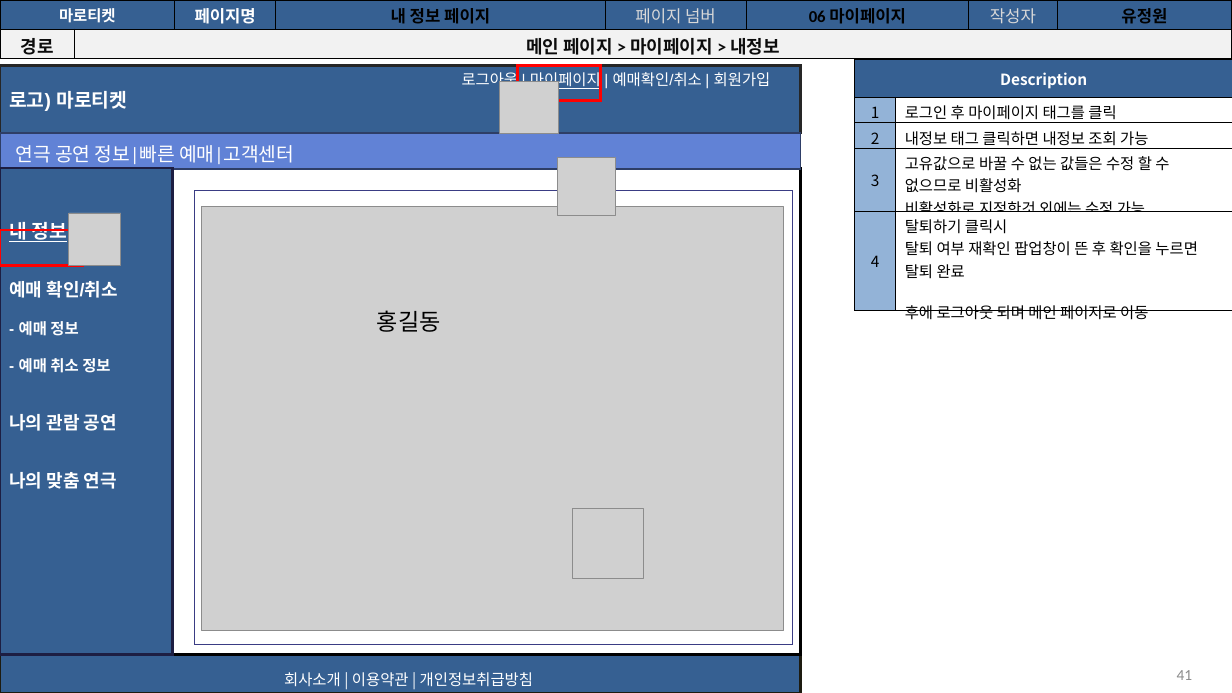
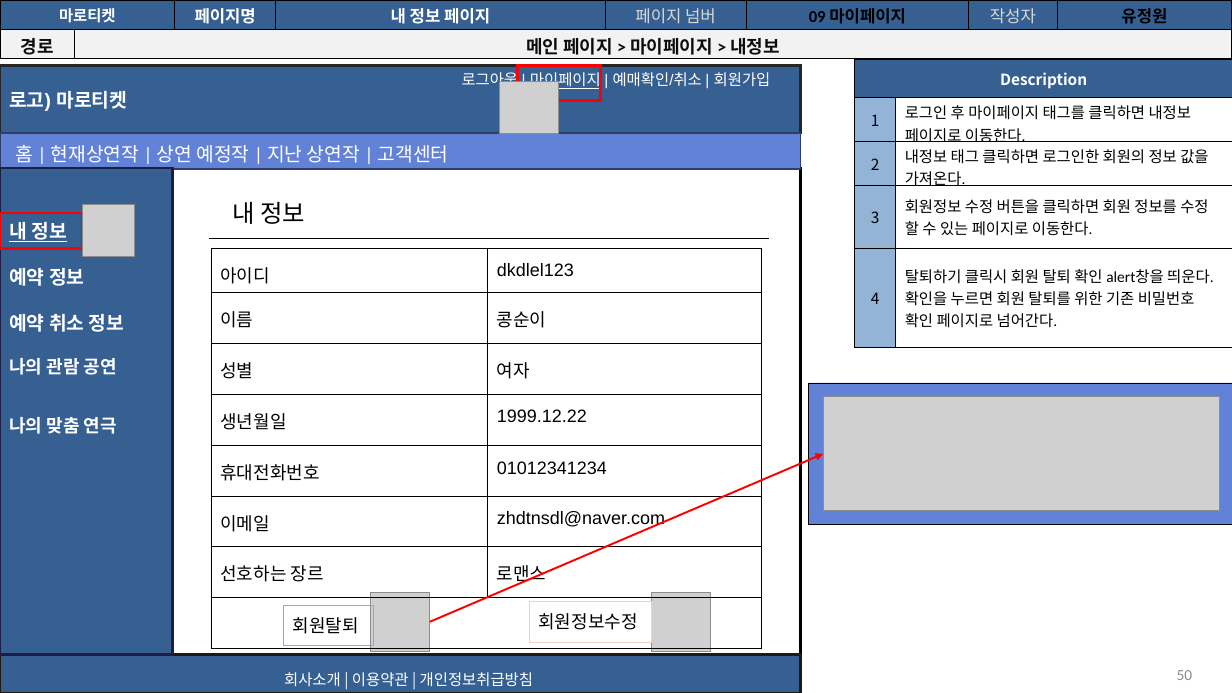
Before and after one commit to Soobinnni/Marroticket, a slide deck: slide 50 of 프로젝트 산출물/9. 스토리보드/마로티켓 사용자 스토리보드.pptx (slide 41 before the commit). Drawn at 1232x693 pixels with LibreOffice and Linux fonts; fonts in the diff are those of the drawing; grey boxes stand for pictures. Boxes give left, top, right and bottom in pixels: in the first picture for what was removed or moved away, otherwise in the second. Text is boxed around its words. In the diff, an @@ line names an element or a change of style, - is before the commit and + after.

```diff
--- a/프로젝트 산출물/9. 스토리보드/마로티켓 사용자 스토리보드.pptx
+++ b/프로젝트 산출물/9. 스토리보드/마로티켓 사용자 스토리보드.pptx
@@ table at (x1=0, y1=0, x2=1232, y2=303) @@
-row 1, column 6: 06 마이페이지
+row 1, column 6: 09 마이페이지
@@ text colour #000000 to #FFFFFF in "내 정보 페이지" @@
@@ table at (x1=855, y1=59, x2=1232, y2=362) @@
-row 2, column 2: 로그인 후 마이페이지 태그를 클릭
+row 2, column 2: 로그인 후 마이페이지 태그를 클릭하면 내정보 페이지로 이동한다.
-row 3, column 2: 내정보 태그 클릭하면 내정보 조회 가능
+row 3, column 2: 내정보 태그 클릭하면 로그인한 회원의 정보 값을 가져온다.
-row 4, column 2: 고유값으로 바꿀 수 없는 값들은 수정 할 수 없으므로 비활성화 / 비활성화로 지정한것 외에는 수정 가능
+row 4, column 2: 회원정보 수정 버튼을 클릭하면 회원 정보를 수정 할 수 있는 페이지로 이동한다.
-row 5, column 2: 탈퇴하기 클릭시 / 탈퇴 여부 재확인 팝업창이 뜬 후 확인을 누르면 탈퇴 완료 / 후에 로그아웃 되며 메인 페이지로 이동
+row 5, column 2: 탈퇴하기 클릭시 회원 탈퇴 확인 alert창을 띄운다. / 확인을 누르면 회원 탈퇴를 위한 기존 비밀번호 확인 페이지로 넘어간다.
@@ text at (x1=16, y1=145, x2=449, y2=163): text changed @@
-연극 공연 정보|빠른 예매|고객센터
+홈 | 현재상연작 | 상연 예정작 | 지난 상연작 | 고객센터
@@ picture moved from (x1=69, y1=213, x2=121, y2=264) to (x1=82, y1=204, x2=134, y2=256) @@
@@ rectangle removed at (x1=194, y1=190, x2=792, y2=645) @@
@@ picture removed at (x1=201, y1=207, x2=783, y2=630) @@
@@ rectangle added at (x1=224, y1=189, x2=691, y2=259), outline #FFFFFF 2 pt, 19 pt, text #000000 @@
+내 정보
@@ rectangle moved from (x1=0, y1=230, x2=82, y2=265) to (x1=0, y1=213, x2=82, y2=248) @@
@@ line added from (209, 238) to (769, 238), #000000 0.75 pt @@
@@ text in rectangle at (x1=9, y1=268, x2=124, y2=332): text changed; size 12 to 15 pt @@
-예매 확인/취소
-- 예매 정보
-- 예매 취소 정보
+예약 정보
+예약 취소 정보
@@ table added at (x1=211, y1=248, x2=761, y2=590), 8 rows, 2 columns @@
+아이디 | dkdlel123
+이름 | 콩순이
+성별 | 여자
+생년월일 | 1999.12.22
+휴대전화번호 | 01012341234
+이메일 | zhdtnsdl@naver.com
+선호하는 장르 | 로맨스
+ | 
@@ text removed at (x1=377, y1=310, x2=441, y2=332) @@
-홍길동
@@ rectangle added at (x1=809, y1=383, x2=1232, y2=524), fill #6182D6, outline #000000 0.75 pt @@
@@ picture added at (x1=823, y1=396, x2=1219, y2=511) @@
@@ arrow added from (430, 622) to (823, 454), #FF0000 1.5 pt @@
@@ picture resized from (x1=573, y1=508, x2=643, y2=579) to (x1=371, y1=592, x2=430, y2=652) @@
@@ picture moved from (x1=557, y1=157, x2=616, y2=216) to (x1=652, y1=592, x2=711, y2=652) @@
@@ rectangle added at (x1=283, y1=605, x2=373, y2=646), outline #A5A5A5 0.75 pt, 14 pt, text #000000 @@
+회원탈퇴
@@ rectangle added at (x1=529, y1=602, x2=651, y2=642), outline #F4CCCC 0.75 pt, 14 pt, text #000000 @@
+회원정보수정
@@ page number at (x1=1177, y1=670, x2=1193, y2=680): text changed @@
-41
+50
```
Also in this commit, not shown: 47 other slides changed, 13 slides added, 1 slide removed, 36 other files.
